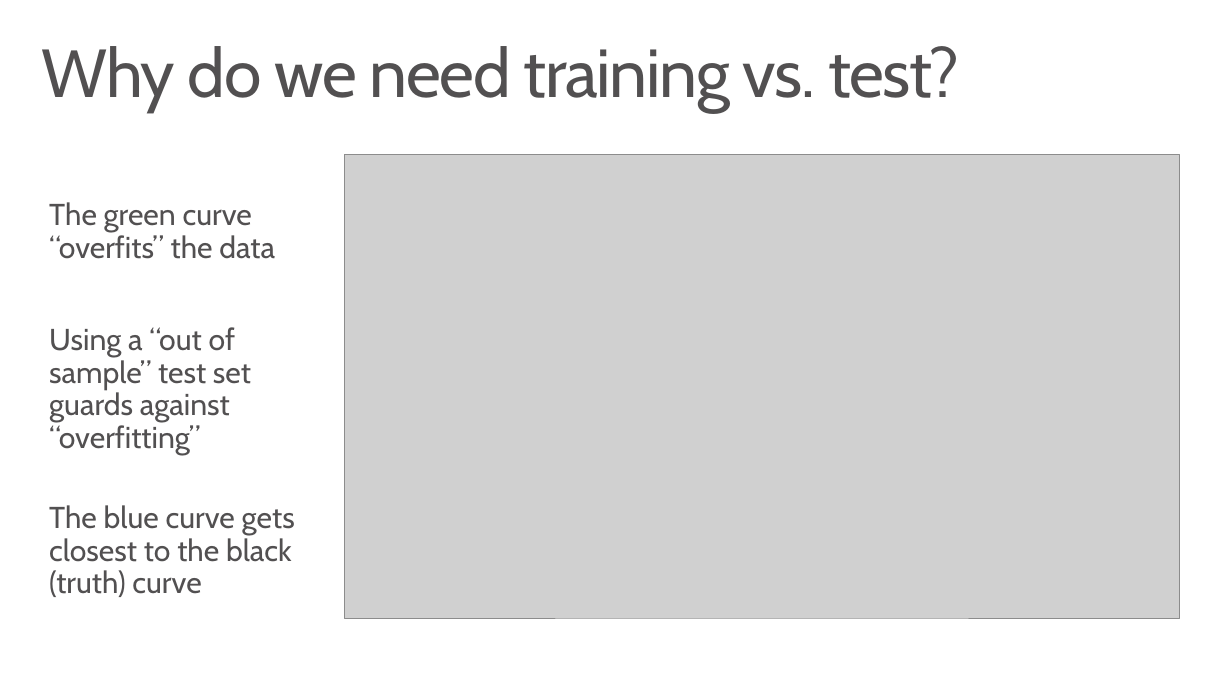
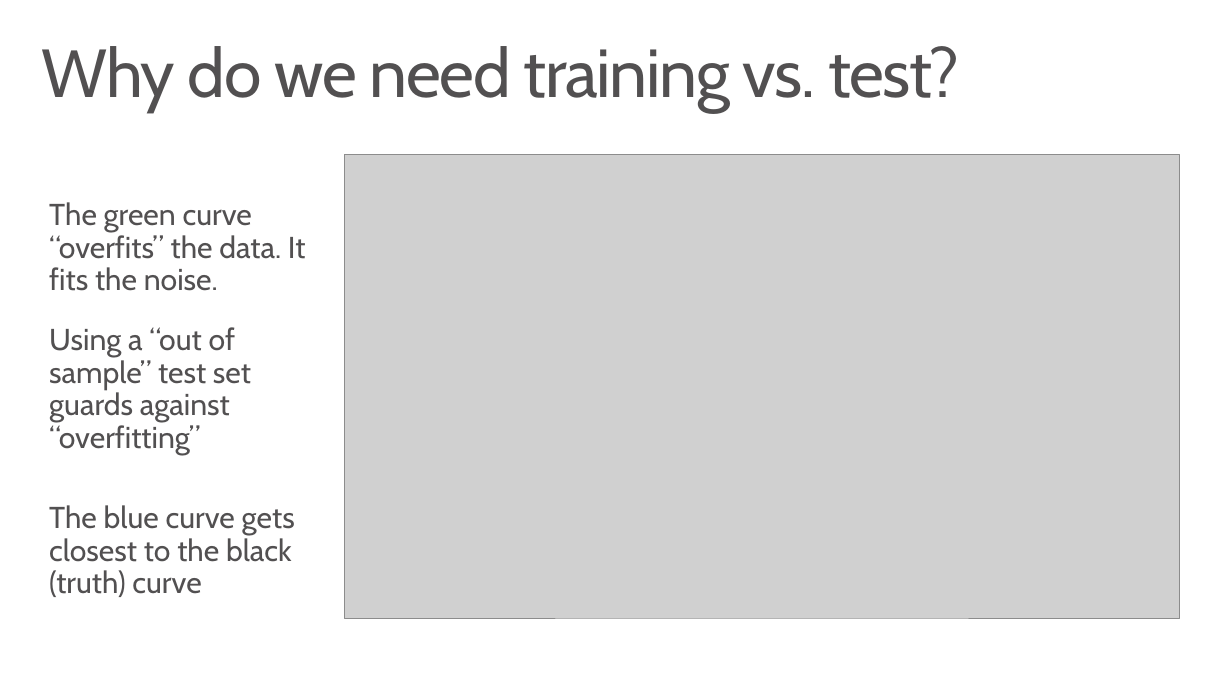
Before and after one commit to msr-ds3/coursework, a slide deck: slide 19 of week2/slides/intro-to-regression.pptx. Drawn at 1232x693 pixels with LibreOffice and Linux fonts; fonts in the diff are those of the drawing; grey boxes stand for pictures. Boxes give left, top, right and bottom in pixels: in the first picture for what was removed or moved away, otherwise in the second. Text is boxed around its words. In the diff, an @@ line names an element or a change of style, - is before the commit and + after.

```diff
--- a/week2/slides/intro-to-regression.pptx
+++ b/week2/slides/intro-to-regression.pptx
@@ text at box(49, 202, 306, 291): text changed @@
-The green curve “overfits” the data
+The green curve “overfits” the data. It fits the noise.
```
Also in this commit, not shown: 2 slides added, 1 slide removed, 1 other file.
